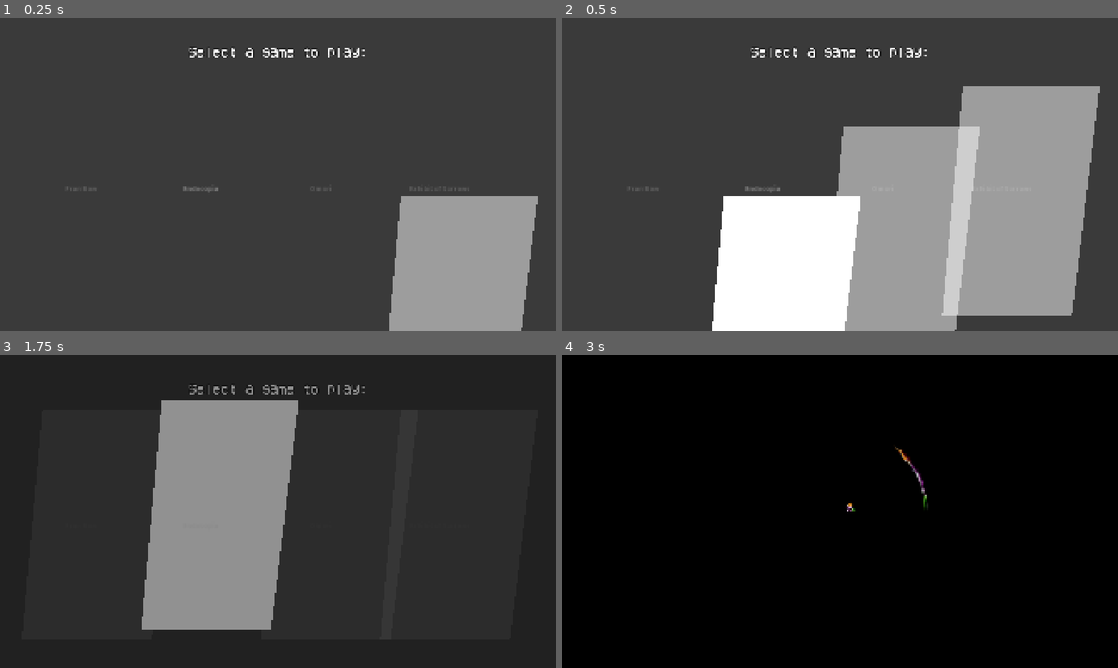
Above: before the commit, frames 1-4 (two rows, left to right).
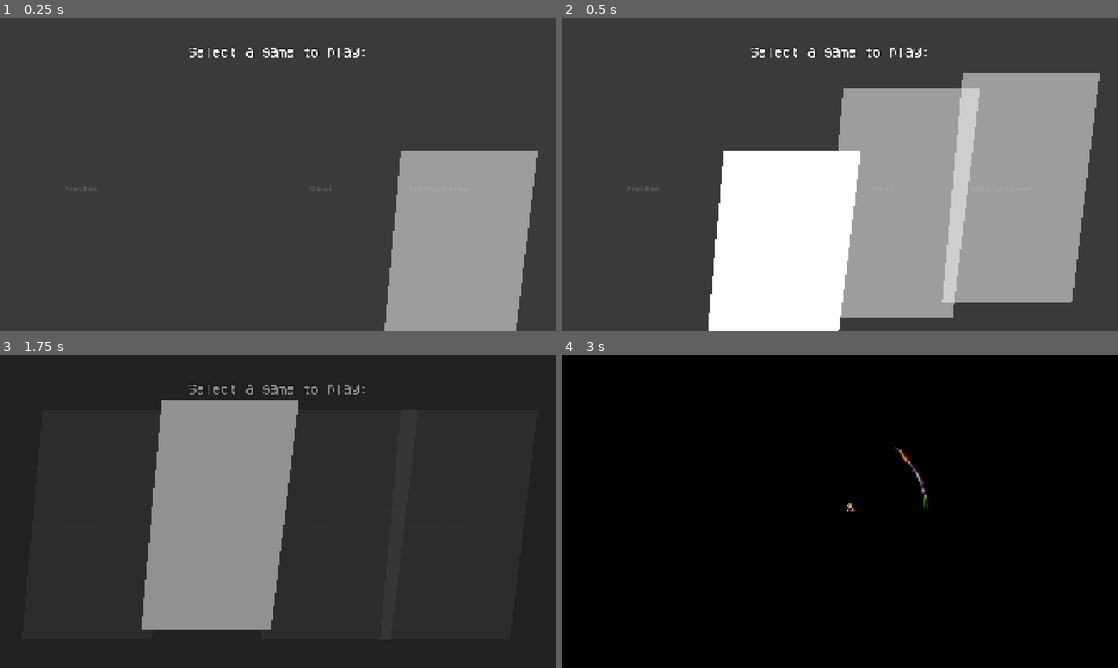
Above: after the commit, the same moments.

Repository: ThePeakersTM/FunkocopiaGodot
Game: Godot game, scene res://resources/game_selection.tscn
Two runs of this game, one before a commit and one after it. Both use one fixed random seed, a clock stepped at 60 frames per second and the inputs below. Sound files missing from this copy of the repository are replaced by a short silence.
Inputs (mouse positions are in pixels of both pictures, inside the frame that each line leads up to):
- Up to frame 1 (0.25 s): no input
- Up to frame 2 (0.5 s): no input
- Up to frame 3 (1.75 s): tap Enter at 0.5 s; move the mouse to (400, 495) at 0.52 s; press the mouse at (400, 495) at 0.53 s; hold D 0.53-1.25 s; release the mouse at (400, 495) at 1.25 s; click (200, 524) at 1.25 s
- Up to frame 4 (3 s): drag from (728, 527) to (812, 574) at 2.02 s; tap Space at 2.75 s; move the mouse to (895, 442) at 2.77 s; press the mouse at (895, 442) at 2.78 s; hold D from 2.78 s (still down); right-click (895, 442) at 2.85 s

The runs differ from the first frame. In frame 1, 4.3% of the frame differs, in the area x 32-97%, y 42-100%; in frame 2, 11%, in the area x 26-97%, y 17-100%; in frame 3, less than 0.1%; in frame 4, nothing differs.

Commit message:
Better parsing

Diff:
--- a/resources/funkocopia/scenes/game/overlays/computer_overlay.gd
+++ b/resources/funkocopia/scenes/game/overlays/computer_overlay.gd
@@ -5,7 +5,12 @@
 		"Doors.exe",
 		"RICHARD.exe"
 	],
-	"Gallery": DirAccess.get_files_at("res://assets/funkocopia/rooms/overlay/compooter/gallery")
+	"Gallery": Array(DirAccess.get_files_at(
+		"res://assets/funkocopia/rooms/overlay/compooter/gallery"
+	)).filter(func(file):
+		var image := Image.new()
+		return (not file.ends_with(".import")) and image.load(file) == OK
+		)
 }
 
 @onready var on_off_button := $OnOffButton
@@ -22,6 +27,8 @@
 @onready var desktop_screen := $ScreenElements/DesktopScreen
 
 @onready var file_explorer := $ScreenElements/DesktopScreen/FileExplorer
+@onready var file_explorer_disabled_scroller := $ScreenElements/DesktopScreen/FileExplorer/DisabledScroller
+@onready var file_explorer_exit := $ScreenElements/DesktopScreen/FileExplorer/CloseButton
 
 var did_play_button_sound := false
 
@@ -93,11 +100,11 @@
 
 func _open_file_explorer(folder: String) -> void:
 	file_explorer.visible = true
+	var inside_folder: Array[String] = folder_contents[folder]
 
 func _on_open_app(app_name: String) -> void:
-	var app_name_ext := app_name.rsplit(".")
+	var app_name_ext := app_name.rsplit(".", true, 1)
 	var app_ext := "" if app_name_ext.size() == 1 else app_name_ext[1]
-	var app_no_ext := app_name if app_name_ext.size() == 1 else app_name_ext[0]
 	var is_folder := app_ext == ""
 	if is_folder:
 		_open_file_explorer(app_name)
@@ -126,8 +133,14 @@
 	for icon: TextureButton in desktop_icons:
 		icon.pressed.connect(func():
 			if double_pressed("left_click"):
-				_on_open_app(icon.name.replace("#", "."))
+				if not (file_explorer.visible):
+					_on_open_app(icon.name.replace("#", "."))
 		)
+	file_explorer_exit.pressed.connect(func():
+		if desktop_screen.visible:
+			if file_explorer.visible and not (false):
+				file_explorer.visible = false
+	)
 	super._ready()
 
 const ICON_SUMMON_DELAY := 0.25
@@ -161,4 +174,6 @@
 	if accounts.frame == 3 and accounts.animation == "disappear" and accounts_screen.visible:
 		accounts_screen.visible = false
 		_show_desktop()
+	if desktop_screen.visible:
+		pass
 	super._process(delta)
--- a/resources/game_selection.tscn
+++ b/resources/game_selection.tscn
@@ -57,6 +57,7 @@
 alignment = 1
 
 [node name="Game1" type="Button" parent="Margin/HBoxMargin/HBoxContainer" unique_id=125345049]
+modulate = Color(1, 1, 1, 0.5)
 z_index = 4
 custom_minimum_size = Vector2(275, 0)
 layout_mode = 2
@@ -83,7 +84,6 @@
 theme_override_styles/hover = SubResource("StyleBoxEmpty_f6a36")
 theme_override_styles/disabled = SubResource("StyleBoxEmpty_f6a36")
 theme_override_styles/focus = SubResource("StyleBoxEmpty_f6a36")
-text = "Endacopia"
 
 [node name="Polygon2D" type="Polygon2D" parent="Margin/HBoxMargin/HBoxContainer/Game2" unique_id=1323624886]
 z_index = -1
@@ -91,6 +91,7 @@
 uv = PackedVector2Array(48, 0, 363, 0, 299, 528, 0, 528)
 
 [node name="Game3" type="Button" parent="Margin/HBoxMargin/HBoxContainer" unique_id=645835313]
+modulate = Color(1, 1, 1, 0.5)
 z_index = 2
 custom_minimum_size = Vector2(275, 0)
 layout_mode = 2
@@ -108,6 +109,7 @@
 uv = PackedVector2Array(48, 0, 363, 0, 299, 528, 0, 528)
 
 [node name="Game4" type="Button" parent="Margin/HBoxMargin/HBoxContainer" unique_id=1567832775]
+modulate = Color(1, 1, 1, 0.5)
 z_index = 1
 custom_minimum_size = Vector2(275, 0)
 layout_mode = 2
--- a/resources/game_seletcion.gd
+++ b/resources/game_seletcion.gd
@@ -59,6 +59,7 @@
 		else:
 			game.mouse_filter = MOUSE_FILTER_STOP
 			game.mouse_default_cursor_shape = CURSOR_POINTING_HAND
+			game.modulate = Color.WHITE
 		var base_z := games.size() - i
 		game.mouse_entered.connect(_hover.bind(game, true, base_z))
 		game.mouse_exited.connect(_hover.bind(game, false, base_z))
@@ -72,7 +73,7 @@
 				game.get_node("Polygon2D"),
 				"offset:y",
 				0,
-				0.6
+				0.4
 			).finished.connect(func():
 				if game.mouse_filter == MOUSE_FILTER_STOP:
 					game.disabled = false
